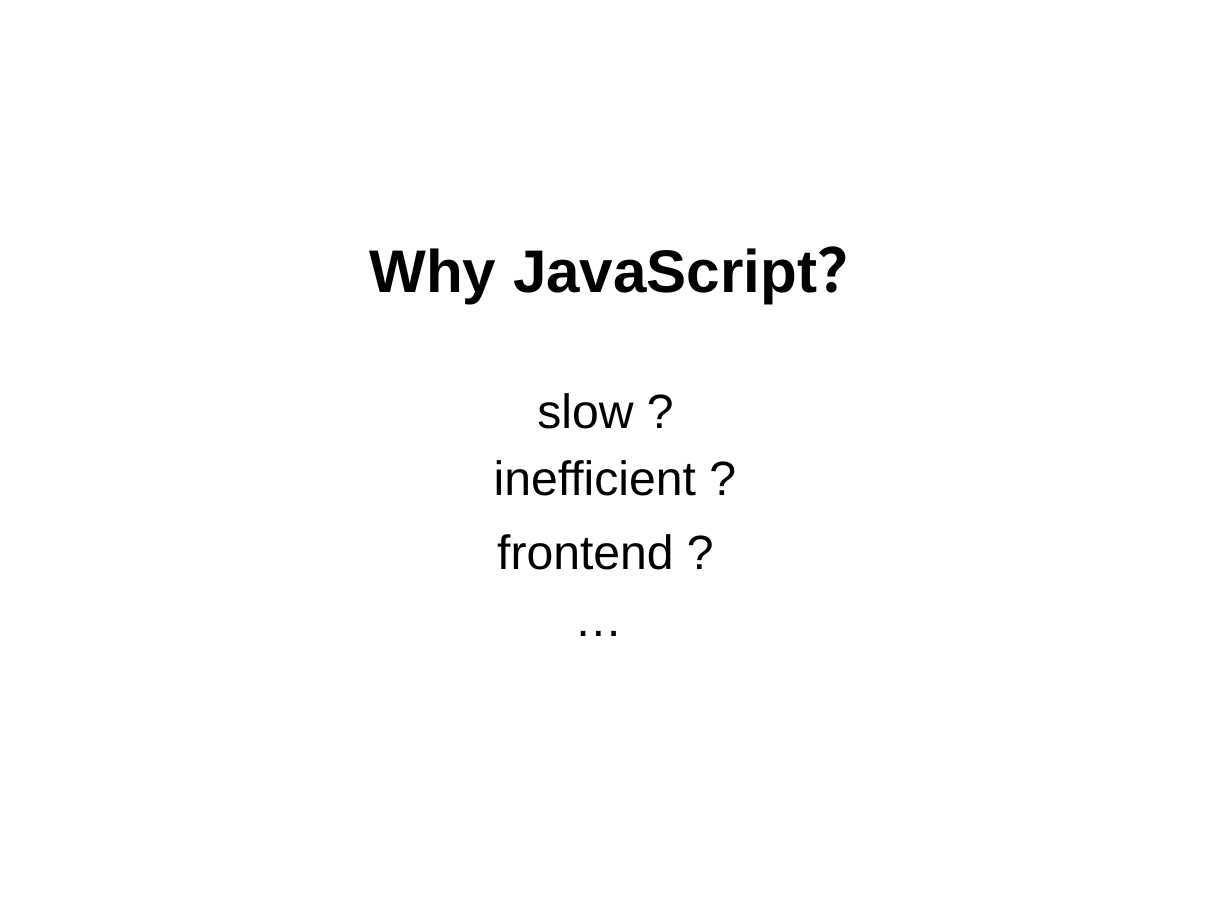
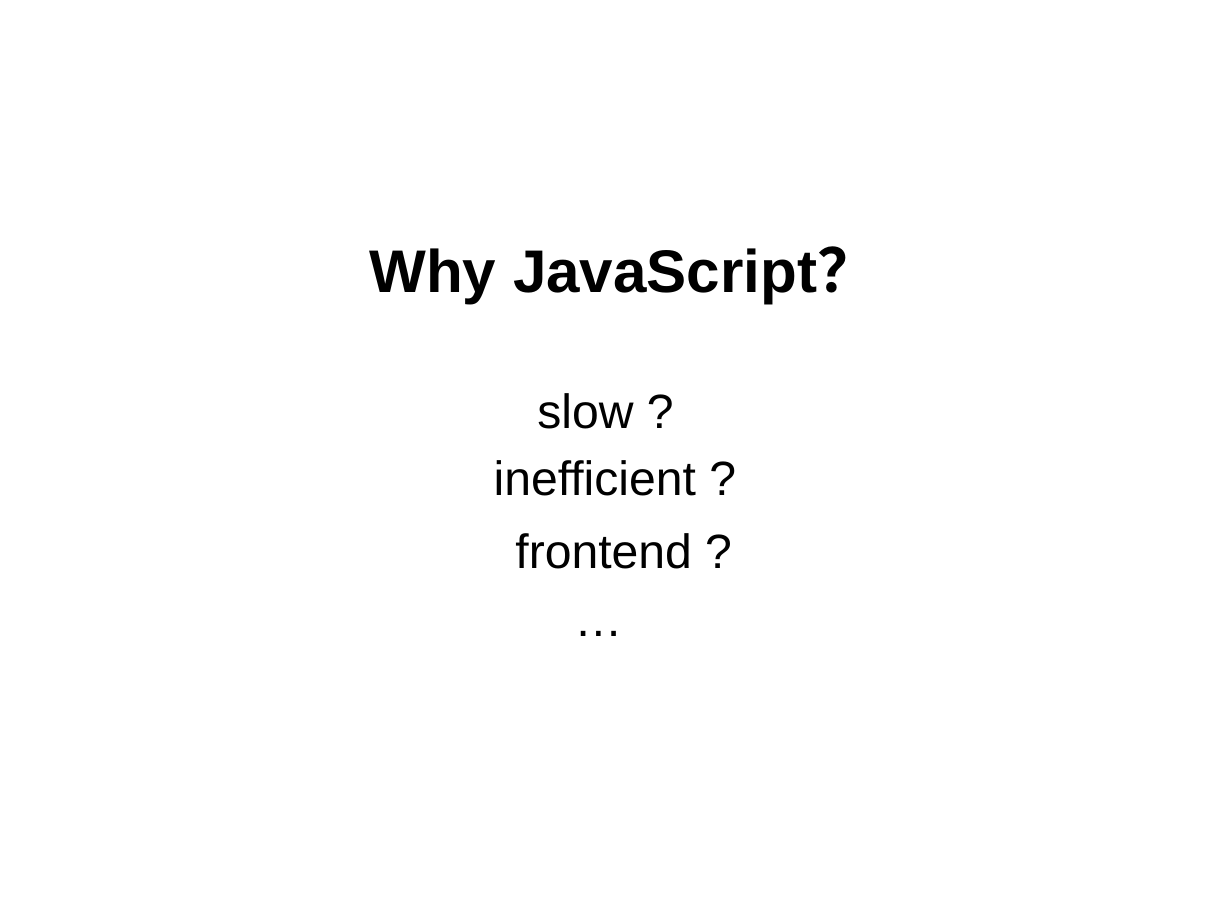
Before and after one commit to Txiaozhe/pangolin, a slide deck: slide 3 of shadownode-eshine-2019-12/JavaScript-in-IoT.pptx. Drawn at 1232x924 pixels with LibreOffice and Linux fonts; fonts in the diff are those of the drawing. Boxes give left, top, right and bottom in pixels: in the first picture for what was removed or moved away, otherwise in the second. Text is boxed around its words. In the diff, an @@ line names an element or a change of style, - is before the commit and + after.

Commit message:
add ppt.

```diff
--- a/shadownode-eshine-2019-12/JavaScript-in-IoT.pptx
+++ b/shadownode-eshine-2019-12/JavaScript-in-IoT.pptx
@@ text "frontend ?": place and size @@
-text "frontend ?" at bbox=[497, 534, 673, 570]
+text "frontend ?" at bbox=[515, 533, 691, 569]
```
Also in this commit, not shown: 1 other slide changed, 2 other files.
